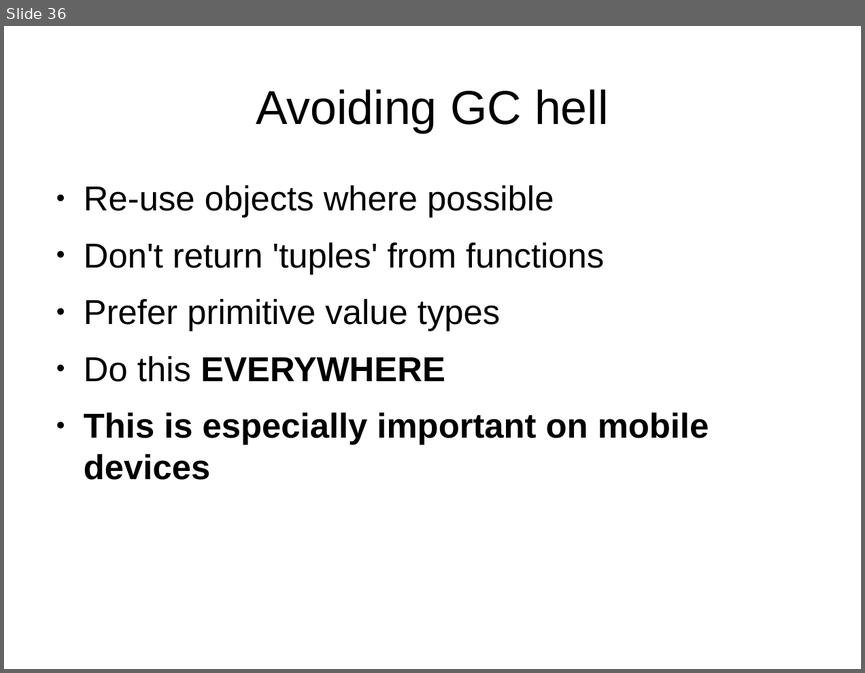
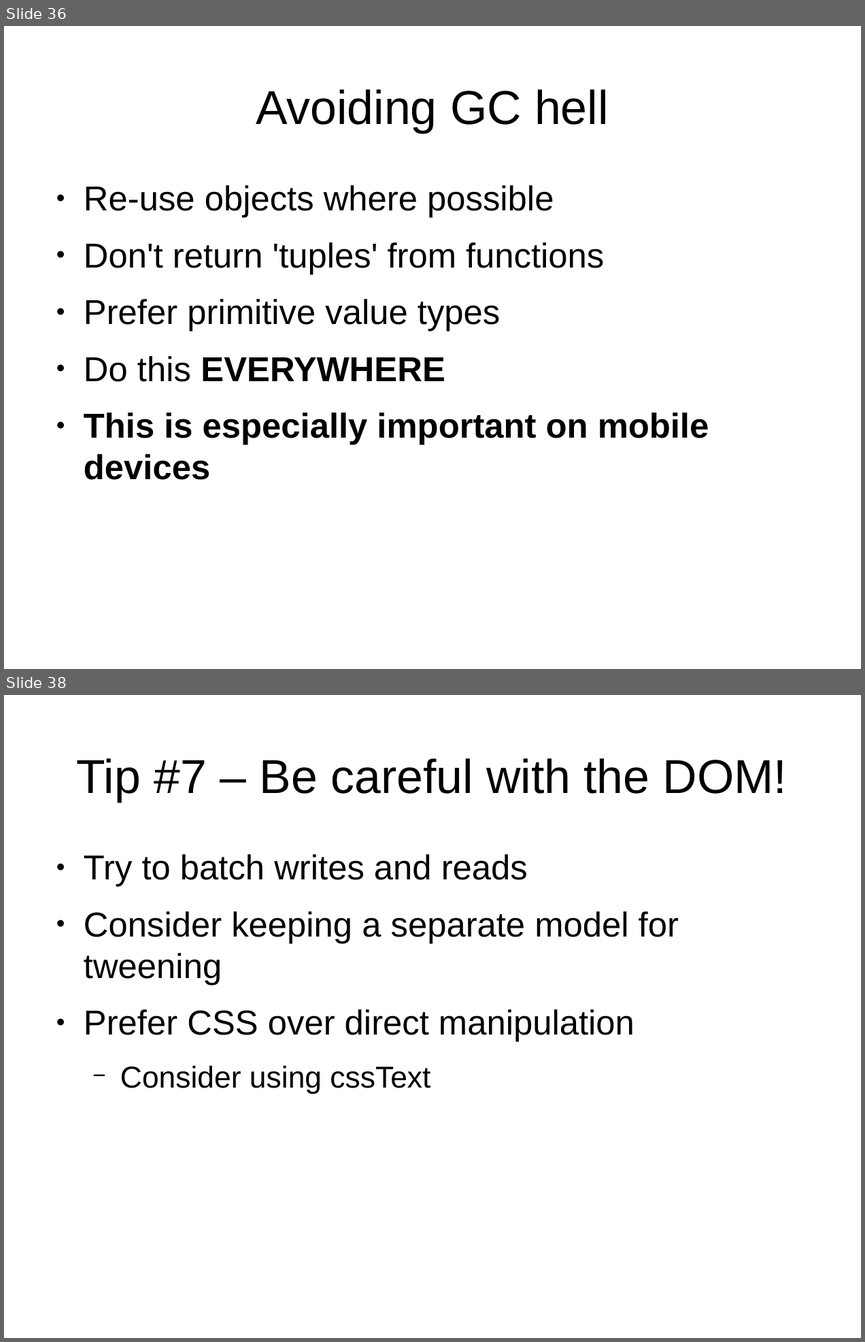
Before and after one commit to robashton/wabs, a slide deck: presentation.odp. Shown one above the other, each under a label of ours: slide 36 before the commit, slides 36 and 38 after it; the slides between them are not shown. The pictures are 865x673 and 865x1342 pixels, drawn with LibreOffice and Linux fonts; fonts in the diff are those of the drawing. Boxes give left, top, right and bottom in pixels: in the first picture for what was removed or moved away, otherwise in the second. Text is boxed around its words. In the diff, an @@ line names an element or a change of style, - is before the commit and + after.

```diff
--- a/presentation.odp
+++ b/presentation.odp
@@ slide 38 added at (4, 695, 861, 1338), background #FFFFFF @@
@@ title added at (77, 758, 787, 802), 44 pt, text #000000 @@
+Tip #7 – Be careful with the DOM!
@@ text added at (84, 854, 679, 1093), 32 pt, text #000000 @@
+● Try to batch writes and reads
+● Consider keeping a separate model for tweening
+● Prefer CSS over direct manipulation
+  − Consider using cssText
```
Also in this commit, not shown: 1 slide changed, 8 other slides added, 6 other files.
